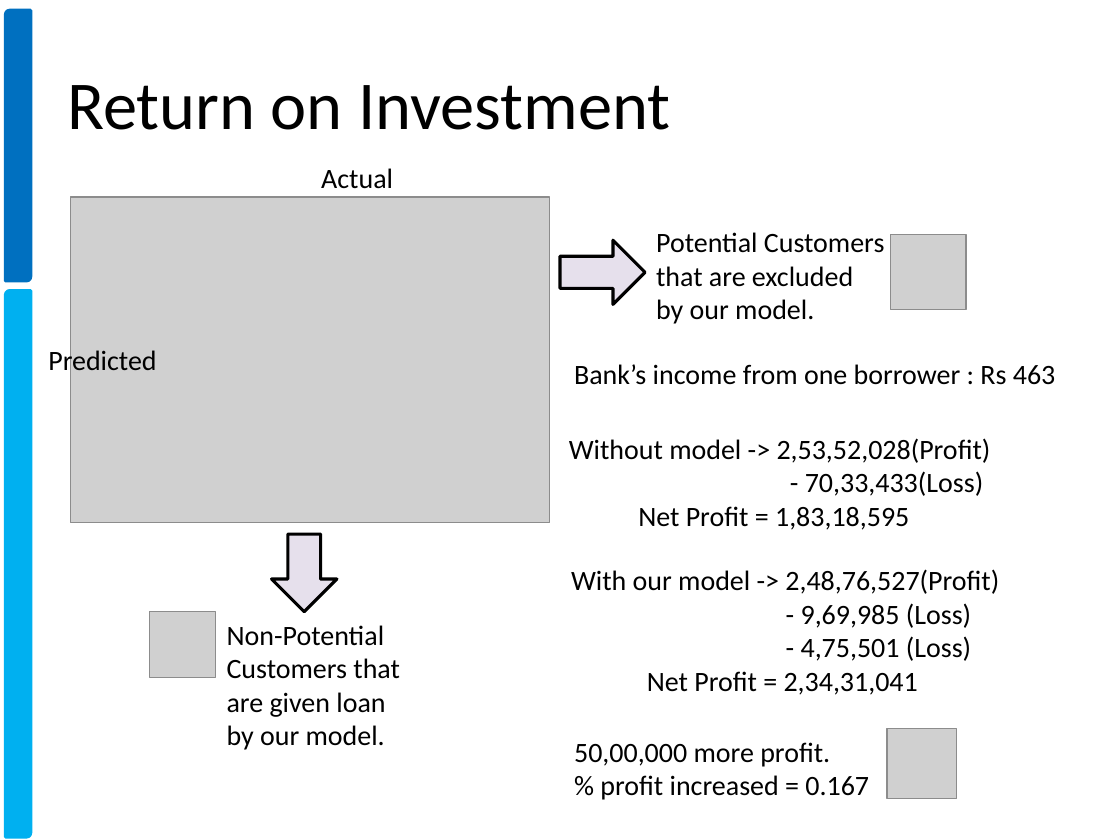
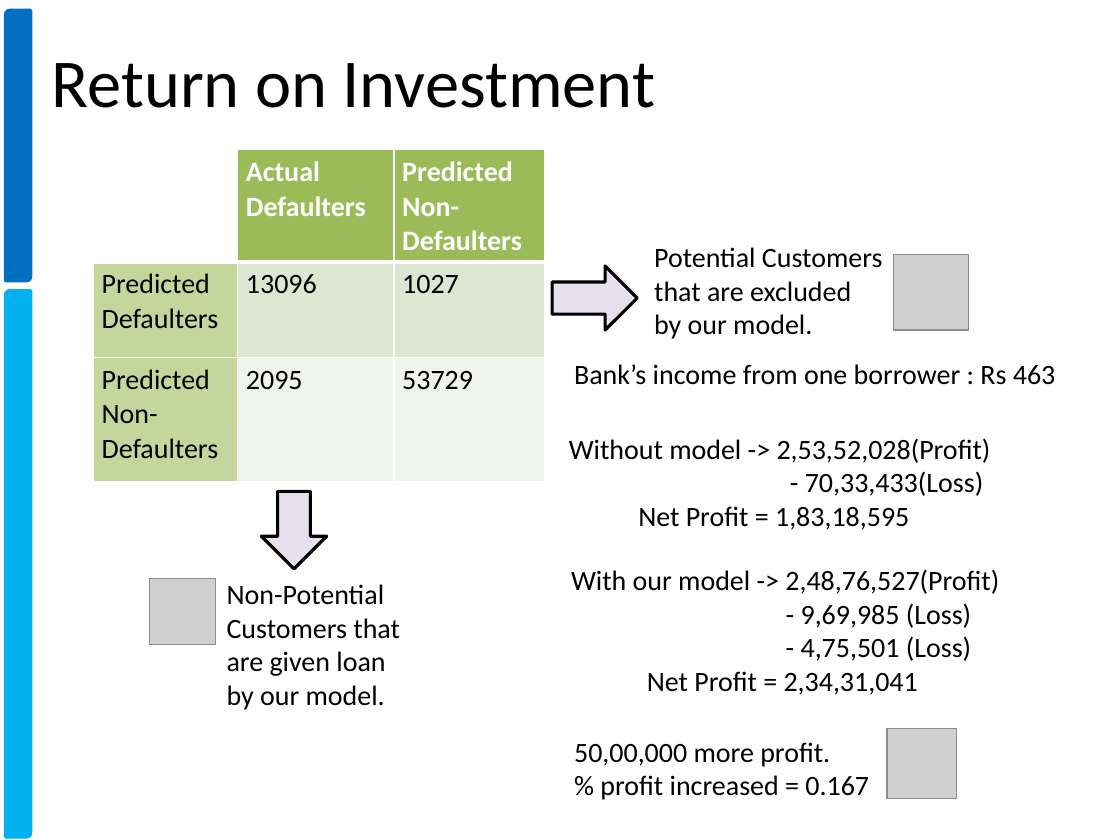
Before and after one commit to xavierigneous/Vehicle-Loan-Default-Prediction, a slide deck: slide 16 of Pravin Kumar/Vehicle Loan Default Prediction.pptx. Drawn at 1120x840 pixels with LibreOffice and Linux fonts; fonts in the diff are those of the drawing; grey boxes stand for pictures; background and template pictures are left out. Boxes give left, top, right and bottom in pixels: in the first picture for what was removed or moved away, otherwise in the second. Text is boxed around its words. In the diff, an @@ line names an element or a change of style, - is before the commit and + after.

Commit message:
pptx

```diff
--- a/Pravin Kumar/Vehicle Loan Default Prediction.pptx
+++ b/Pravin Kumar/Vehicle Loan Default Prediction.pptx
@@ title "Return on Investment": place and size @@
-title "Return on Investment" at (67, 85, 670, 130)
+title "Return on Investment" at (52, 63, 655, 108)
@@ table added at (93, 150, 544, 483), 3 rows, 3 columns @@
+ | Actual Defaulters | Predicted Non-Defaulters
+Predicted Defaulters | 13096 | 1027
+Predicted Non-Defaulters | 2095 | 53729
@@ picture removed at (71, 197, 550, 523) @@
@@ text "Potential Customers that are excluded ...": place and size @@
-text "Potential Customers that are excluded ..." at (656, 232, 885, 324)
+text "Potential Customers that are excluded ..." at (654, 247, 883, 339)
@@ down arrow: place and size @@
-down arrow at (559, 240, 645, 304)
+down arrow at (552, 266, 637, 330)
@@ picture: place and size @@
-picture at (890, 234, 965, 309)
+picture at (894, 255, 969, 330)
@@ text removed at (48, 347, 156, 377) @@
-Predicted
@@ right arrow: place and size @@
-right arrow at (272, 534, 337, 611)
+right arrow at (262, 491, 326, 568)
@@ picture: place and size @@
-picture at (150, 612, 216, 678)
+picture at (150, 579, 216, 645)
@@ text "Non-Potential Customers that are given ...": place and size @@
-text "Non-Potential Customers that are given ..." at (227, 625, 400, 750)
+text "Non-Potential Customers that are given ..." at (227, 584, 400, 710)
```
Also in this commit, not shown: 2 other slides changed, 1 other file.
